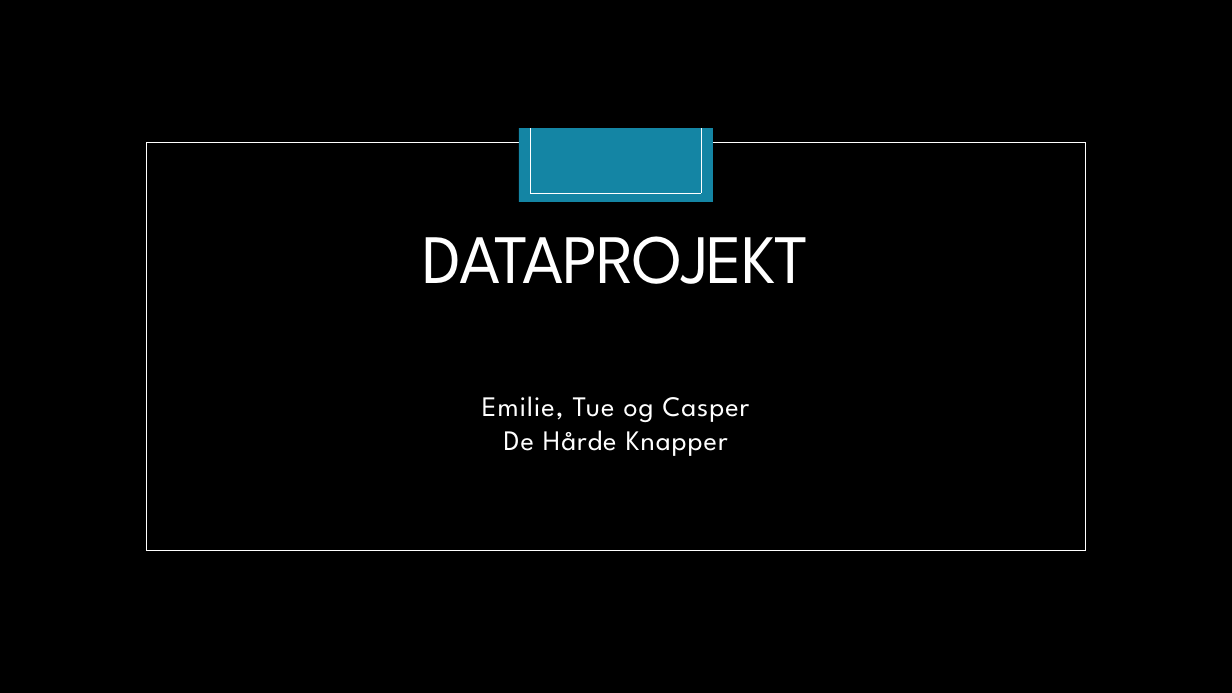
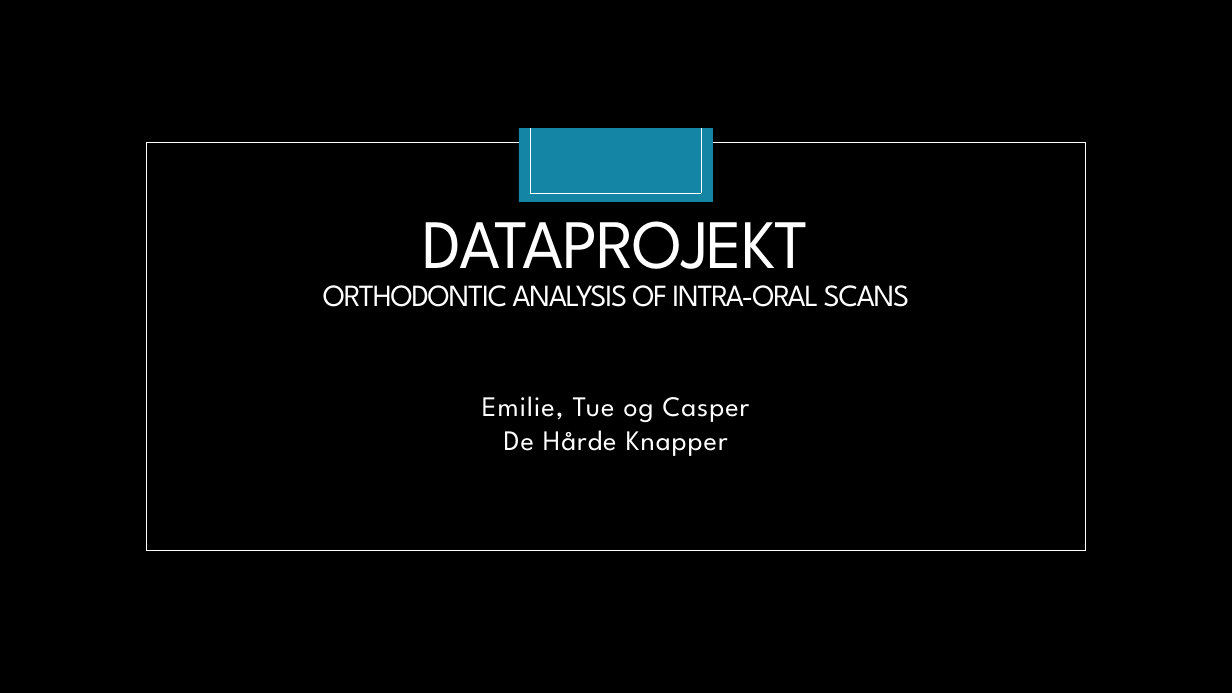
Before and after one commit to casperbak1/Dataprojekt, a slide deck: slide 1 of TØ/Powerpoint til præsentation.pptx. Drawn at 1232x693 pixels with LibreOffice and Linux fonts; fonts in the diff are those of the drawing; background and template pictures are left out. Boxes give left, top, right and bottom in pixels: in the first picture for what was removed or moved away, otherwise in the second. Text is boxed around its words. In the diff, an @@ line names an element or a change of style, - is before the commit and + after.

```diff
--- a/TØ/Powerpoint til præsentation.pptx
+++ b/TØ/Powerpoint til præsentation.pptx
@@ title at bbox=[323, 198, 910, 307]: text changed; size 54 to 24 pt @@
-DATAPROJEKT
+DATAPROJEKT
+ORTHODONTIC ANALYSIS OF INTRA-ORAL SCANS
```
Also in this commit, not shown: 1 other slide changed, 3 slides added.
